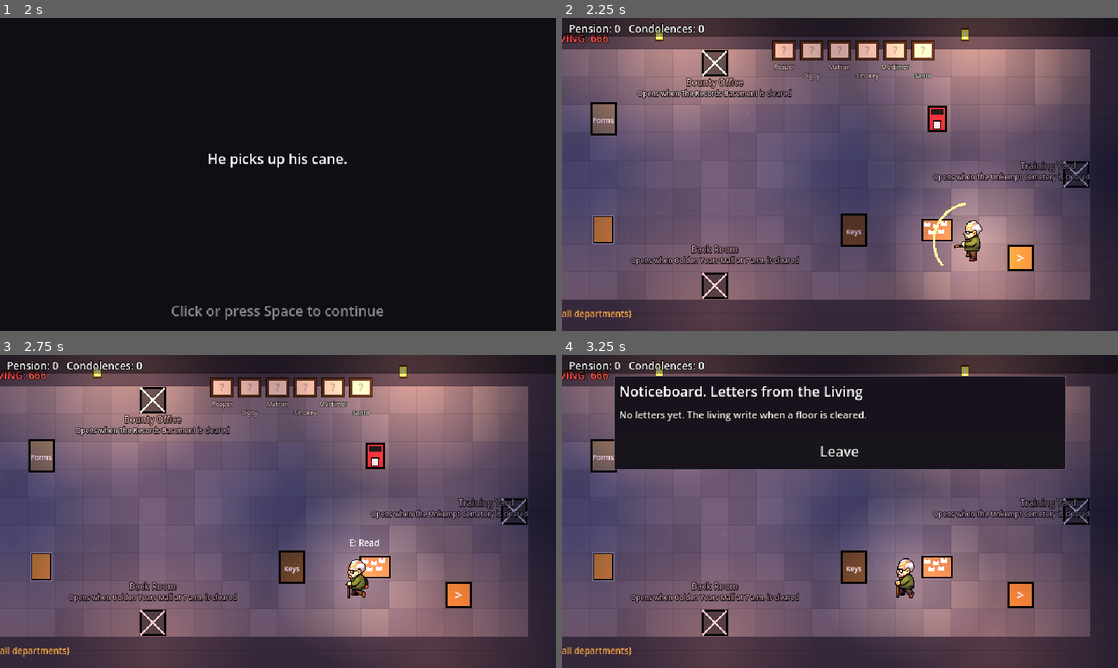
Above: before the commit, frames 1-4 (two rows, left to right).
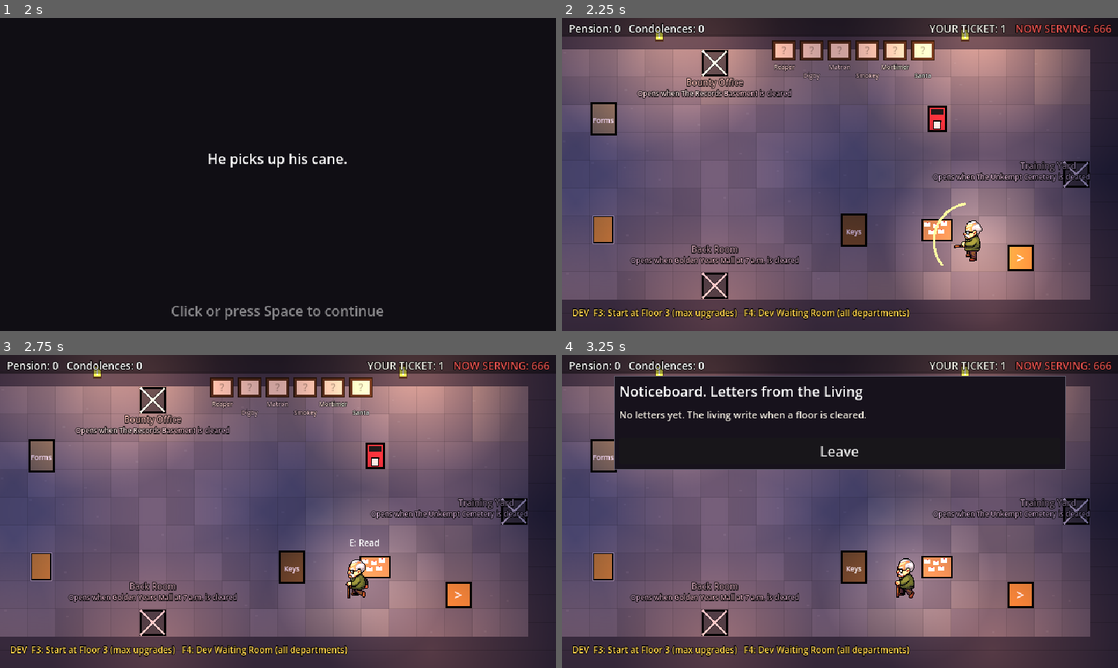
Above: after the commit, the same moments.

Repository: B1nKaTa/game
Game: Godot game, scene res://scenes/boot.tscn
The game is run twice, just before and just after one commit, with the same random seed, the same clock (stepped at 60 frames per second) and the same inputs.
Inputs (mouse positions are in pixels of both pictures, inside the frame that each line leads up to):
- Up to frame 1 (2 s): tap Space (dodge) at 0.5, 1.25 s; move the mouse to (250, 237) at 0.52 s; press the mouse at (250, 237) at 0.53 s; hold W (move_up) from 0.53 s (still down); tap Enter (ui_accept) at 0.77, 1.52 s; move the mouse to (444, 221) at 1.27 s; release the mouse at (444, 221) at 1.28 s; tap Q (bomb) at 1.35 s; click (444, 221) at 1.42 s
- Up to frame 2 (2.25 s): tap Space (dodge) at 2 s; move the mouse to (673, 127) at 2.02 s; release W (move_up) at 2.03 s; hold A (move_left) from 2.03 s (still down); hold Space (dodge) from 2.03 s (still down); click (673, 127) at 2.17 s
- Up to frame 3 (2.75 s): keep holding A (move_left); keep holding Space (dodge)
- Up to frame 4 (3.25 s): keep holding A (move_left); move the mouse to (867, 511) at 2.77 s; release Space (dodge) at 2.78 s; tap E (interact) at 2.85 s; click (867, 511) at 2.92 s; tap Enter (ui_accept) at 3.02 s

Frame 1 is identical in both runs. In frame 2, 2.0% of the frame differs, in the area x 0-99%, y 2-97%; in frame 3, 2.0%; in frame 4, 2.0%.

Commit message:
Show the lobby's ticket line and DEV hint on screen
The lobby is wider than the view and its camera scrolls, so text drawn
on its walls left the screen: on arrival "YOUR TICKET" was off screen
and the DEV hint sat below the room. Both are now labels on the HUD's
layer, the ticket line right-aligned on the top row and the hint along
the bottom, and the dev profile label moves up so it is not clipped.

Co-Authored-By: Claude Opus 5.5 <noreply@anthropic.com>

Diff:
--- a/scripts/scenes/waiting_room.gd
+++ b/scripts/scenes/waiting_room.gd
@@ -17,17 +17,8 @@
 const NOTICEBOARD := "noticeboard"
 const MERCHANT_PROMPT := "Trade"
 const RUN_DOOR_ICON := ">"
-# On the lobby's top wall, left of the north door. A number that is not called shows the old 666.
-const TICKET_TEXT_AT := Vector2(164, 24)
-const TICKET_TEXT_SIZE := 12
-const TICKET_TEXT_COLOR := Color("ece9e0")
-const NOW_SERVING_COLOR := Color("e4524f")
-const NOT_CALLED := 666
-# On the lobby's bottom wall, below the floor and clear of the merchants.
-const DEV_HINT_AT := Vector2(12, 340)
-const DEV_HINT_COLOR := Color("ffd34f")
-# On screen, not in the room, so it shows in every department.
-const DEV_PROFILE_AT := Vector2(548, 338)
+# A number that is not called shows the old 666 on the lobby's ticket line.
+const NOT_CALLED := LobbyText.NOT_CALLED
 
 var player: Player
 var _hud: Hud
@@ -58,6 +49,8 @@
 # Arrival lines still to show, one every Hud.NOTICE_TIME.
 var _notices: Array[String] = []
 var _notice_wait := 0.0
+# The lobby's ticket line and DEV hint, on the HUD's layer so the camera never scrolls them away.
+var _lobby_text: LobbyText
 
 
 func _ready() -> void:
@@ -82,6 +75,8 @@
 	_hud.set_condolences(Progress.data.condolences)
 	Progress.condolences_changed.connect(_hud.set_condolences)
 	_add_dev_profile_label()
+	_lobby_text = LobbyText.new()
+	_hud.add_child(_lobby_text)
 	_enter_department(_map.start_id)
 	player.global_position = Player.arrival_position(Departments.RUN_DOOR_CELL + Vector2i.LEFT)
 	_follow_player()
@@ -91,6 +86,7 @@
 	Progress.notice = ""
 	_announce_new_departments()
 	_call_ticket()
+	_refresh_lobby_text()
 	_refresh_noticeboard()
 
 
@@ -136,7 +132,6 @@
 
 
 func _process(delta: float) -> void:
-	queue_redraw()
 	_follow_player()
 	_show_queued_notices(delta)
 	var nearest := _station_in_range()
@@ -161,14 +156,8 @@
 func _add_dev_profile_label() -> void:
 	if not Progress.is_dev_run():
 		return
-	var label := Label.new()
+	var label := LobbyText.make_label(LobbyText.PROFILE_AT, LobbyText.PROFILE_SIZE, LobbyText.DEV_COLOR)
 	label.text = DevStart.PROFILE_LABEL
-	label.position = DEV_PROFILE_AT
-	label.mouse_filter = Control.MOUSE_FILTER_IGNORE
-	label.add_theme_font_size_override("font_size", 12)
-	label.add_theme_color_override("font_color", DEV_HINT_COLOR)
-	label.add_theme_color_override("font_outline_color", Color.BLACK)
-	label.add_theme_constant_override("outline_size", 3)
 	_hud.add_child(label)
 
 
@@ -213,6 +202,7 @@
 		_furnish(_room_view, _map.room(target_id))
 	_room_view.refresh_doors()
 	_set_yard_rules(Departments.id_of(target_id) == Departments.TRAINING_YARD)
+	_refresh_lobby_text()
 	player.global_position = Player.arrival_position(_progress.arrival_cell(target_id, from_id))
 	_follow_player()
 
@@ -517,23 +507,15 @@
 			view.free()
 
 
-func _draw() -> void:
-	if Departments.id_of(_current_id) != Departments.LOBBY:
-		return
-	var font := ThemeDB.fallback_font
-	var ticket := "YOUR TICKET: %d   " % (Progress.data.run_count + 1)
-	var serving := now_serving(Progress.data)
-	var serving_text := "NOW SERVING: %d" % serving
-	if serving != NOT_CALLED:
-		serving_text += "  Called!"
-	var serving_at := TICKET_TEXT_AT + Vector2(font.get_string_size(ticket, HORIZONTAL_ALIGNMENT_LEFT, -1, TICKET_TEXT_SIZE).x, 0)
-	draw_string_outline(font, TICKET_TEXT_AT, ticket, HORIZONTAL_ALIGNMENT_LEFT, -1, TICKET_TEXT_SIZE, 3, Color.BLACK)
-	draw_string(font, TICKET_TEXT_AT, ticket, HORIZONTAL_ALIGNMENT_LEFT, -1, TICKET_TEXT_SIZE, TICKET_TEXT_COLOR)
-	draw_string_outline(font, serving_at, serving_text, HORIZONTAL_ALIGNMENT_LEFT, -1, TICKET_TEXT_SIZE, 3, Color.BLACK)
-	draw_string(font, serving_at, serving_text, HORIZONTAL_ALIGNMENT_LEFT, -1, TICKET_TEXT_SIZE, NOW_SERVING_COLOR)
+# The ticket line and the DEV hint show only in the lobby, fixed on screen wherever the camera is.
+func _refresh_lobby_text() -> void:
+	if _lobby_text == null:
+		return
+	_lobby_text.visible = Departments.id_of(_current_id) == Departments.LOBBY
+	var hint := ""
 	if DevStart.is_available():
-		var waiting_hint := DevStart.WAITING_HINT_ON if Progress.is_dev_run() else DevStart.WAITING_HINT
-		draw_string(ThemeDB.fallback_font, DEV_HINT_AT, "%s   %s" % [DevStart.HINT, waiting_hint], HORIZONTAL_ALIGNMENT_LEFT, -1, 10, DEV_HINT_COLOR)
+		hint = "%s   %s" % [DevStart.HINT, DevStart.WAITING_HINT_ON if Progress.is_dev_run() else DevStart.WAITING_HINT]
+	_lobby_text.show_text(Progress.data.run_count, now_serving(Progress.data), hint)
 
 
 # What the full-loop check reads and drives.
@@ -587,5 +569,9 @@
 	return _current_id
 
 
+func lobby_text() -> LobbyText:
+	return _lobby_text
+
+
 func lobby_decor() -> LobbyDecor:
 	return _lobby_decor if is_instance_valid(_lobby_decor) else null
--- /dev/null
+++ b/scripts/ui/lobby_text.gd
@@ -0,0 +1,90 @@
+class_name LobbyText
+extends Control
+
+# The lobby's ticket line and the DEV hint. They sit on the screen, not in the room, since the lobby is
+# wider than the view and the camera scrolls: anything drawn on its walls left the screen.
+
+const VIEW := Vector2(640, 360)
+# On the HUD's top row, right-aligned, so it stays clear of Pension and Condolences on the left and of
+# the notices, which show lower down.
+const TICKET_TOP := 4.0
+const TICKET_SIZE := 12
+const RIGHT_MARGIN := 8.0
+const TICKET_COLOR := Color("ece9e0")
+const NOW_SERVING_COLOR := Color("e4524f")
+# A number that is not called shows the old 666.
+const NOT_CALLED := 666
+# Along the bottom of the screen, the DEV hint on the left and the dev profile's label on the right.
+const HINT_AT := Vector2(12, 332)
+const HINT_SIZE := 10
+const PROFILE_AT := Vector2(548, 330)
+const PROFILE_SIZE := 12
+const DEV_COLOR := Color("ffd34f")
+
+var _ticket: Label
+var _serving: Label
+var _hint: Label
+
+
+static func ticket_text(run_count: int) -> String:
+	return "YOUR TICKET: %d   " % (run_count + 1)
+
+
+static func serving_text(serving: int) -> String:
+	var text := "NOW SERVING: %d" % serving
+	if serving != NOT_CALLED:
+		text += "  Called!"
+	return text
+
+
+static func text_width(text: String, font_size: int) -> float:
+	return ThemeDB.fallback_font.get_string_size(text, HORIZONTAL_ALIGNMENT_LEFT, -1, font_size).x
+
+
+static func text_height(font_size: int) -> float:
+	return ThemeDB.fallback_font.get_height(font_size)
+
+
+# Where the ticket line starts, so that it ends RIGHT_MARGIN in from the screen's right edge.
+static func ticket_left(ticket: String, serving: String) -> float:
+	return VIEW.x - RIGHT_MARGIN - text_width(ticket + serving, TICKET_SIZE)
+
+
+static func make_label(at: Vector2, font_size: int, color: Color) -> Label:
+	var label := Label.new()
+	label.position = at
+	label.mouse_filter = Control.MOUSE_FILTER_IGNORE
+	label.add_theme_font_size_override("font_size", font_size)
+	label.add_theme_color_override("font_color", color)
+	label.add_theme_color_override("font_outline_color", Color.BLACK)
+	label.add_theme_constant_override("outline_size", 3)
+	return label
+
+
+func _init() -> void:
+	mouse_filter = Control.MOUSE_FILTER_IGNORE
+	_ticket = make_label(Vector2.ZERO, TICKET_SIZE, TICKET_COLOR)
+	_serving = make_label(Vector2.ZERO, TICKET_SIZE, NOW_SERVING_COLOR)
+	_hint = make_label(HINT_AT, HINT_SIZE, DEV_COLOR)
+	add_child(_ticket)
+	add_child(_serving)
+	add_child(_hint)
+
+
+# hint is "" outside debug builds.
+func show_text(run_count: int, serving: int, hint: String) -> void:
+	_ticket.text = ticket_text(run_count)
+	_serving.text = serving_text(serving)
+	var left := ticket_left(_ticket.text, _serving.text)
+	_ticket.position = Vector2(left, TICKET_TOP)
+	_serving.position = Vector2(left + text_width(_ticket.text, TICKET_SIZE), TICKET_TOP)
+	_hint.text = hint
+	_hint.visible = not hint.is_empty()
+
+
+func ticket_line() -> String:
+	return _ticket.text + _serving.text
+
+
+func hint_line() -> String:
+	return _hint.text if _hint.visible else ""
--- /dev/null
+++ b/tests/test_lobby_text.gd
@@ -0,0 +1,56 @@
+extends TestCase
+
+# The lobby is wider than the view and its camera scrolls, so its ticket line and DEV hint sit on the
+# screen. These keep every line inside the 640x360 view and clear of the HUD's own text.
+
+const LONGEST_HINT := DevStart.HINT + "   " + DevStart.WAITING_HINT
+# A gap between the HUD's Pension and Condolences and the ticket line, at their widest.
+const GAP := 16.0
+
+
+func test_the_ticket_line_ends_inside_the_screen_on_the_top_row() -> void:
+	var ticket := LobbyText.ticket_text(999)
+	var serving := LobbyText.serving_text(1000)
+	var left := LobbyText.ticket_left(ticket, serving)
+	var right := left + LobbyText.text_width(ticket + serving, LobbyText.TICKET_SIZE)
+	assert_true(right <= LobbyText.VIEW.x, "ends at %.1f" % right)
+	assert_true(LobbyText.TICKET_TOP + LobbyText.text_height(LobbyText.TICKET_SIZE) < Hud.NOTICE_TOP, "above the notices")
+
+
+func test_the_ticket_line_clears_pension_and_condolences_at_their_widest() -> void:
+	var status := Hud.status_text(99999, 99999, true)
+	var status_right := 8.0 + LobbyText.text_width(status, 12)
+	var ticket := LobbyText.ticket_text(9998)
+	var serving := LobbyText.serving_text(9999)
+	assert_true(LobbyText.ticket_left(ticket, serving) >= status_right + GAP, "the status line ends at %.1f" % status_right)
+
+
+func test_the_dev_hint_and_profile_label_fit_the_bottom_of_the_screen() -> void:
+	var hint_bottom := LobbyText.HINT_AT.y + LobbyText.text_height(LobbyText.HINT_SIZE)
+	var profile_bottom := LobbyText.PROFILE_AT.y + LobbyText.text_height(LobbyText.PROFILE_SIZE)
+	assert_true(hint_bottom <= LobbyText.VIEW.y - 4.0, "the hint ends at %.1f" % hint_bottom)
+	assert_true(profile_bottom <= LobbyText.VIEW.y - 4.0, "the profile label ends at %.1f" % profile_bottom)
+	var profile_right := LobbyText.PROFILE_AT.x + LobbyText.text_width(DevStart.PROFILE_LABEL, LobbyText.PROFILE_SIZE)
+	assert_true(profile_right <= LobbyText.VIEW.x, "the profile label ends at %.1f" % profile_right)
+	var hint_right := LobbyText.HINT_AT.x + LobbyText.text_width(LONGEST_HINT, LobbyText.HINT_SIZE)
+	assert_true(hint_right + GAP <= LobbyText.PROFILE_AT.x, "the hint ends at %.1f" % hint_right)
+
+
+func test_the_lines_read_as_the_lobby_sign_did() -> void:
+	var text := LobbyText.new()
+	text.show_text(14, 15, LONGEST_HINT)
+	assert_eq(text.ticket_line(), "YOUR TICKET: 15   NOW SERVING: 15  Called!")
+	assert_eq(text.hint_line(), LONGEST_HINT)
+	text.show_text(15, LobbyText.NOT_CALLED, "")
+	assert_eq(text.ticket_line(), "YOUR TICKET: 16   NOW SERVING: 666")
+	assert_eq(text.hint_line(), "", "no hint outside debug builds")
+	text.free()
+
+
+# The scene names autoloads, so a test cannot load it. This pins that nothing in it draws text into the
+# room, and that its lines go to the HUD's layer.
+func test_the_waiting_room_draws_no_text_in_the_room() -> void:
+	var source := FileAccess.get_file_as_string("res://scripts/scenes/waiting_room.gd")
+	assert_false(source.contains("draw_string"))
+	assert_false(source.contains("func _draw"))
+	assert_true(source.contains("_hud.add_child(_lobby_text)"))
Not shown, added: scripts/ui/lobby_text.gd.uid
Not shown, added: tests/test_lobby_text.gd.uid
